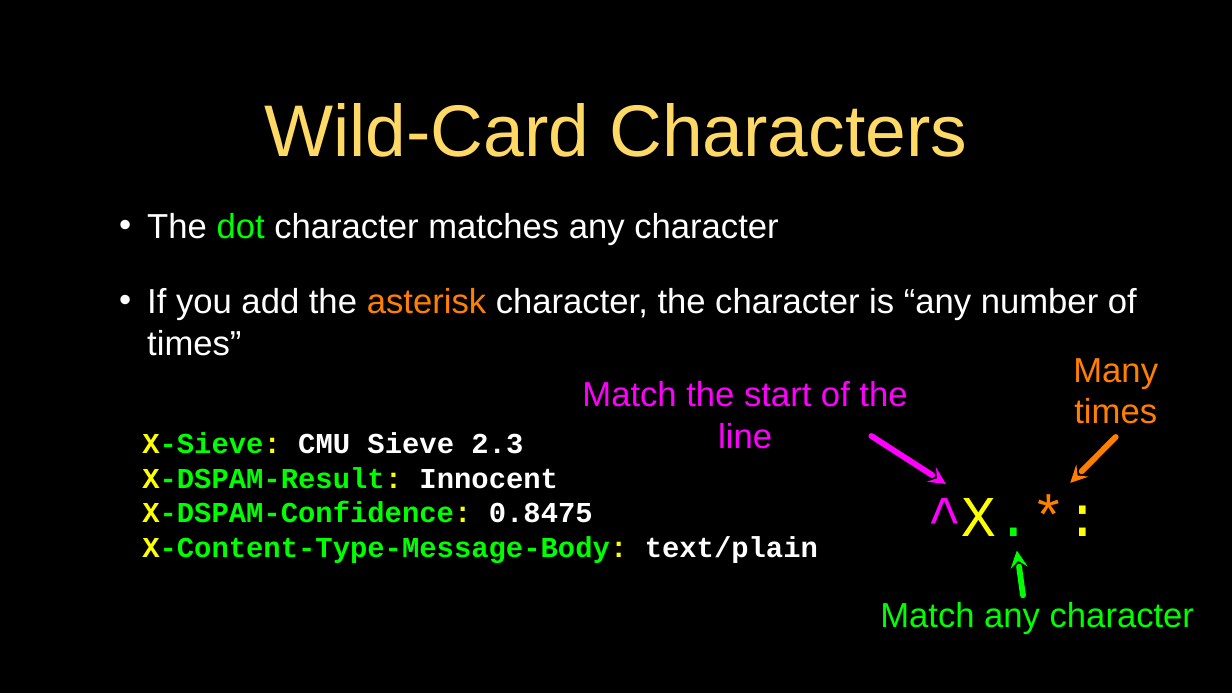
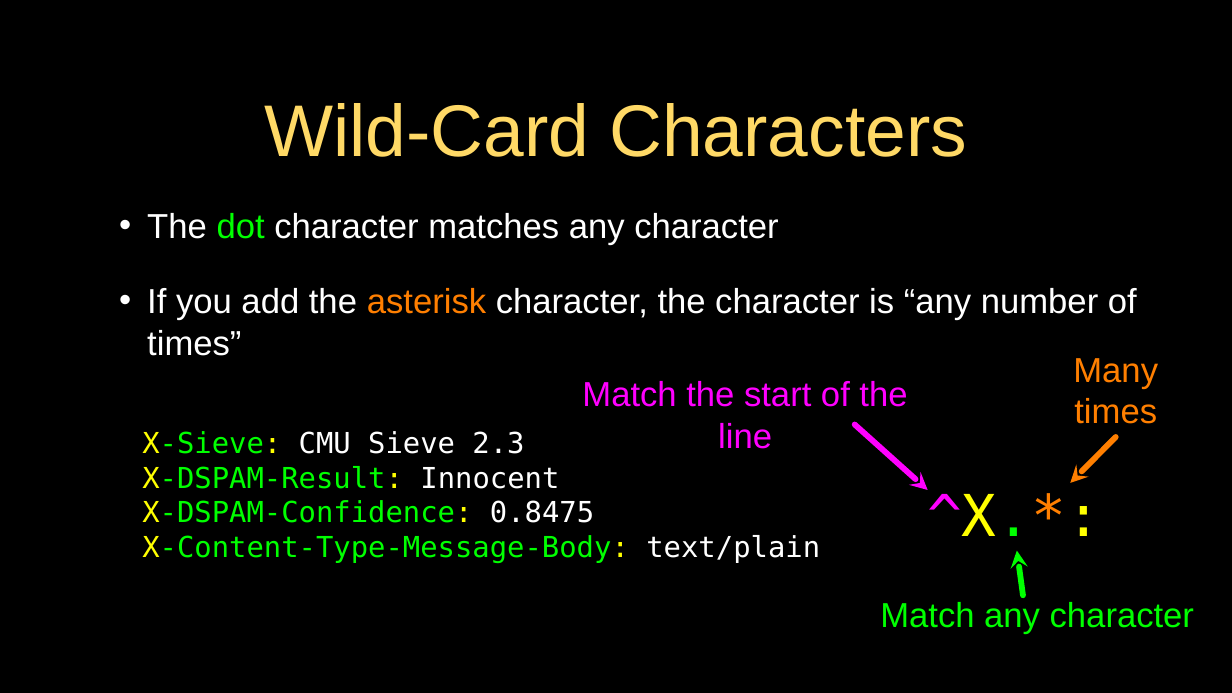
Before and after one commit to csev/py4e, a slide deck: slide 11 of lectures3/Pythonlearn-11-Regex.pptx. Drawn at 1232x693 pixels with LibreOffice and Linux fonts; fonts in the diff are those of the drawing. Boxes give left, top, right and bottom in pixels: in the first picture for what was removed or moved away, otherwise in the second. Text is boxed around its words. In the diff, an @@ line names an element or a change of style, - is before the commit and + after.

```diff
--- a/lectures3/Pythonlearn-11-Regex.pptx
+++ b/lectures3/Pythonlearn-11-Regex.pptx
@@ text "X-Sieve: CMU Sieve 2.3" at (142,431,820,564): font Courier New to DejaVu Sans Mono, bold off @@
@@ arrow moved from (946, 484) - (871, 436) to (928, 490) - (854, 425) @@
@@ text "^X.*:" at (927,489,1101,536): font Courier New to DejaVu Sans Mono @@
```
Also in this commit, not shown: 23 other slides changed, 1 slide removed, 1 other file.
